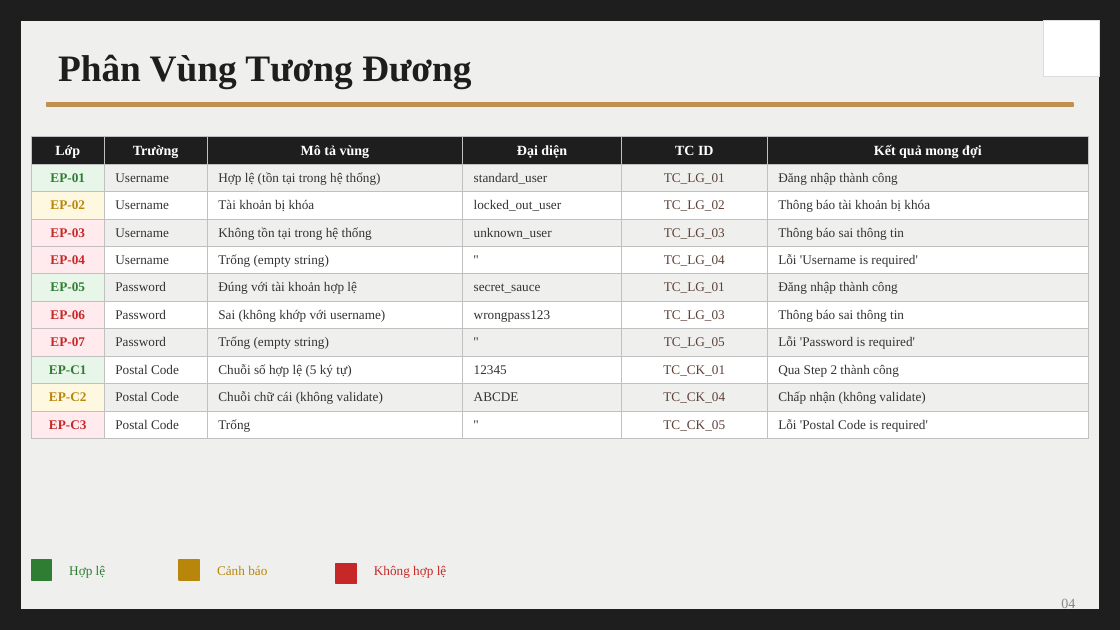
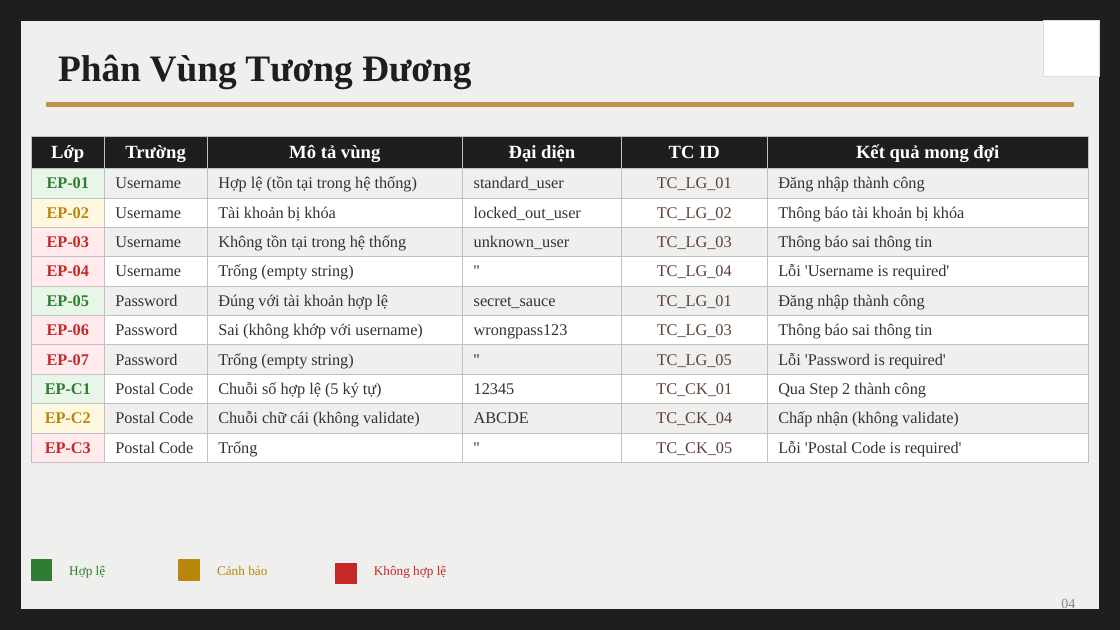
Before and after one commit to YenNhi0511/1150080069_CNPM1_TranDuongYenNhi_KiemThuPhanMem, a slide deck: slide 4 of Giua_Ky/Trần Dương Yến Nhi_Báo cáo kiểm thử.pptx. Drawn at 1120x630 pixels with LibreOffice and Linux fonts; fonts in the diff are those of the drawing. Boxes give left, top, right and bottom in pixels: in the first picture for what was removed or moved away, otherwise in the second. Text is boxed around its words. In the diff, an @@ line names an element or a change of style, - is before the commit and + after.

```diff
--- a/Giua_Ky/Trần Dương Yến Nhi_Báo cáo kiểm thử.pptx
+++ b/Giua_Ky/Trần Dương Yến Nhi_Báo cáo kiểm thử.pptx
@@ table at [31,137,1089,461] @@
@@ size 9 to 12 pt in "Lớp", "Trường", "Mô tả vùng", "Đại diện" and 2 more places @@
@@ size 8.5 to 10.5 pt @@
```
Also in this commit, not shown: 4 other slides changed.
